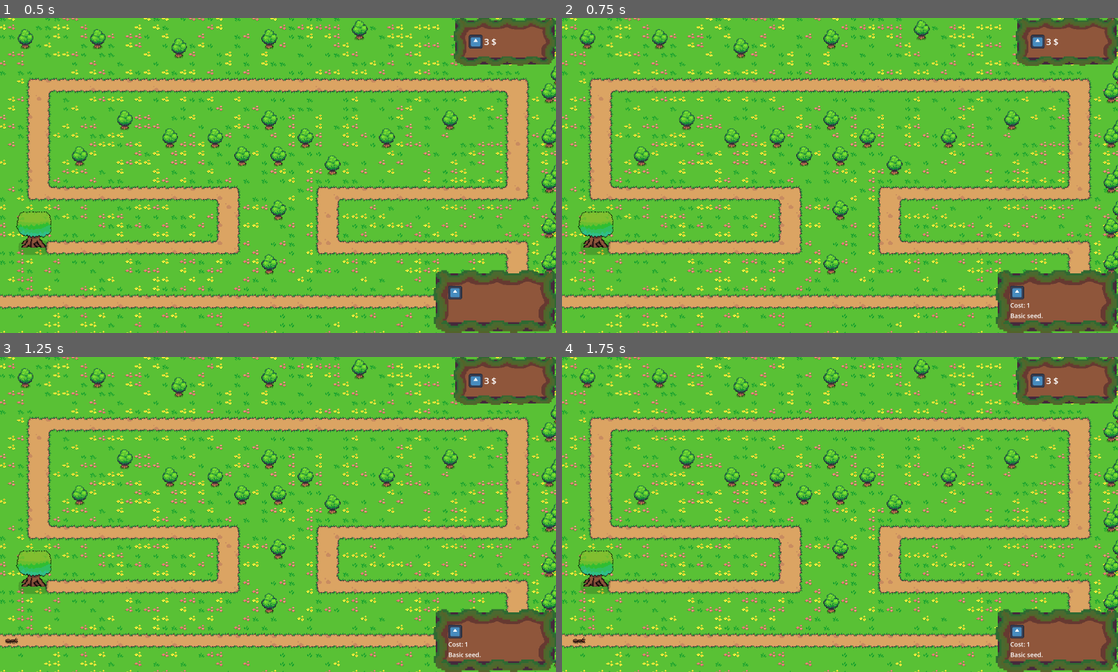
Above: before the commit, frames 1-4 (two rows, left to right).
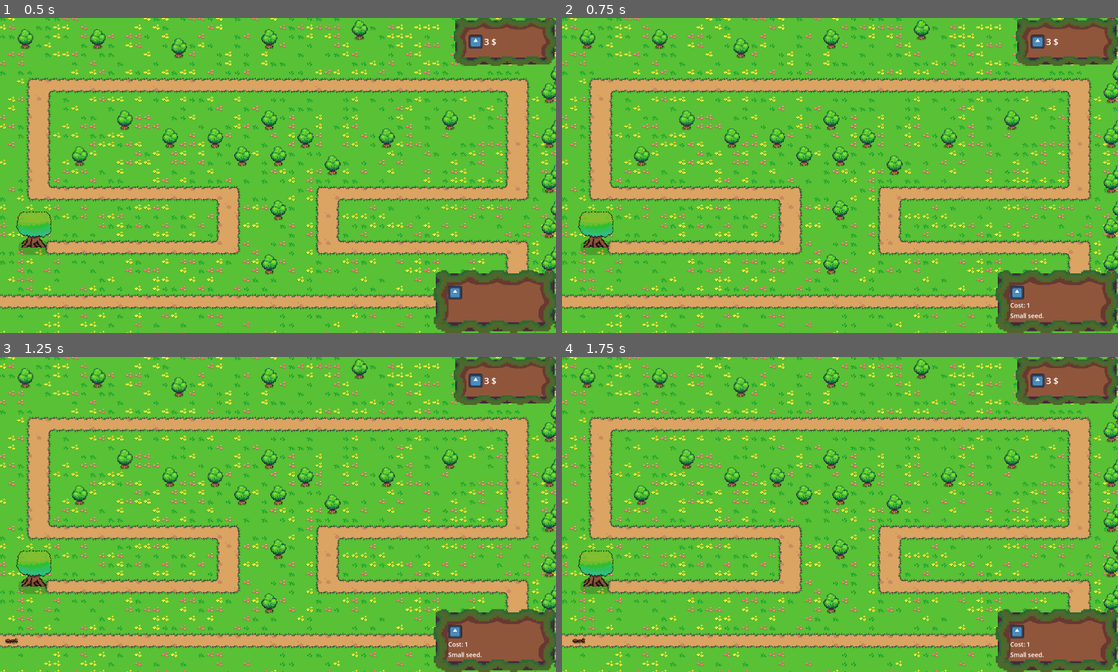
Above: after the commit, the same moments.

Repository: tomsku21/TD_project
Game: Godot game, scene res://Scenes/Main.tscn
The game is run twice, just before and just after one commit, with the same random seed, the same clock (stepped at 60 frames per second) and the same inputs. The engine's default icon, where the game draws it, is replaced by a stand-in: a white triangle on a blue panel in a dark square.
Inputs (mouse positions are in pixels of both pictures, inside the frame that each line leads up to):
- Up to frame 1 (0.5 s): no input
- Up to frame 2 (0.75 s): click (1017, 292) at 0.5 s
- Up to frame 3 (1.25 s): no input
- Up to frame 4 (1.75 s): click (1017, 631) at 1.25 s

Frame 1 is identical in both runs. In frame 2, less than 0.1% of the frame differs, in the area x 80-87%, y 93-96%; in frame 3, less than 0.1%; in frame 4, less than 0.1%, in the area x 1-87%, y 88-96%.

Commit message:
Made tower template into class
Lessens code bloat on unique towers.

Diff:
--- a/Scenes/building/turret.tscn
+++ b/Scenes/building/turret.tscn
@@ -1,6 +1,6 @@
 [gd_scene load_steps=11 format=3 uid="uid://cup7eyokmuwhy"]
 
-[ext_resource type="Script" uid="uid://bj7qrardp2pg5" path="res://Scripts/turret.gd" id="1_hskch"]
+[ext_resource type="Script" uid="uid://c2xsi3rsgoydg" path="res://Scripts/BasicPlant.gd" id="1_0ggxg"]
 [ext_resource type="PackedScene" uid="uid://df1hpvlkssvjs" path="res://Scenes/bullet.tscn" id="2_0ggxg"]
 [ext_resource type="Texture2D" uid="uid://csw2nao8cbgsv" path="res://icon.svg" id="2_6spbj"]
 [ext_resource type="Material" uid="uid://caqxysn4tq1wx" path="res://Shaders/ShaderMaterial.tres" id="2_lfpdx"]
@@ -17,14 +17,14 @@
 
 [node name="Turret" type="Area2D" groups=["Turret"]]
 input_pickable = false
-script = ExtResource("1_hskch")
+script = ExtResource("1_0ggxg")
 bullet = ExtResource("2_0ggxg")
 upgrades = Array[PackedScene]([ExtResource("3_qeyrt"), null, null])
 sdamage = 5
 atk_speed = 1.0
 cost = 1
-description = "Basic seed."
-max_health = 1000
+description = "Small seed."
+max_health = 500
 
 [node name="CPUParticles2D" type="CPUParticles2D" parent="."]
 z_index = 6
--- a/Scenes/building/turreter.tscn
+++ b/Scenes/building/turreter.tscn
@@ -1,6 +1,6 @@
 [gd_scene load_steps=10 format=3 uid="uid://pjc4slgtno24"]
 
-[ext_resource type="Script" uid="uid://bj7qrardp2pg5" path="res://Scripts/turret.gd" id="1_s6nl5"]
+[ext_resource type="Script" uid="uid://c2xsi3rsgoydg" path="res://Scripts/BasicPlant.gd" id="1_s6nl5"]
 [ext_resource type="PackedScene" uid="uid://df1hpvlkssvjs" path="res://Scenes/bullet.tscn" id="2_a4jgc"]
 [ext_resource type="Texture2D" uid="uid://csw2nao8cbgsv" path="res://icon.svg" id="3_006wr"]
 [ext_resource type="PackedScene" uid="uid://bgnj8h1jyuasx" path="res://Scenes/components/health_component.tscn" id="4_6ytof"]
@@ -21,8 +21,8 @@
 sdamage = 9
 atk_speed = 0.5
 cost = 2
-description = "Young sapling."
-max_health = 1500
+description = "A young sapling"
+max_health = 1250
 
 [node name="CPUParticles2D" type="CPUParticles2D" parent="."]
 z_index = 6
--- a/Scenes/enemy.tscn
+++ b/Scenes/enemy.tscn
@@ -28,6 +28,9 @@
 }, {
 "duration": 1.0,
 "texture": SubResource("AtlasTexture_287tu")
+}, {
+"duration": 1.0,
+"texture": SubResource("AtlasTexture_afpow")
 }],
 "loop": true,
 "name": &"default",
--- a/Scenes/enemy2.tscn
+++ b/Scenes/enemy2.tscn
@@ -28,6 +28,9 @@
 }, {
 "duration": 1.0,
 "texture": SubResource("AtlasTexture_aynp6")
+}, {
+"duration": 1.0,
+"texture": SubResource("AtlasTexture_k6nad")
 }],
 "loop": true,
 "name": &"default",
--- /dev/null
+++ b/Scripts/BasicPlant.gd
@@ -0,0 +1,12 @@
+extends Tower
+
+func _on_attack_timer_timeout() -> void:
+	if not enemies.is_empty():
+		$Shoot.pitch_scale = randf_range(0.9, 1.2)
+		$Shoot.play()
+		var target = enemies[0]
+		var new_bullet = bullet.instantiate()
+		add_child(new_bullet)
+		new_bullet.gun = marker_2d
+		new_bullet.target = target
+		new_bullet.damage = sdamage
--- a/Scripts/Popups.gd
+++ b/Scripts/Popups.gd
@@ -11,12 +11,12 @@
 
 func showBuildInfo(sizing, content):
 	if !content == null:
+		lasttower = content
 		setcontent(content)
 		setupgrades(content)
 		var finalpos = sizing.get_origin()
 		%Build1stats.position = finalpos
 		%Build1stats.show()
-		lasttower = content
 		%Upgrades.show()
 
 func setupgrades(content):
--- a/Scripts/turret.gd
+++ b/Scripts/Tower.gd
@@ -1,4 +1,5 @@
 extends Area2D
+class_name Tower
 @onready var attack_timer: Timer = $AttackTimer
 @onready var marker_2d: Marker2D = $Marker2D
 @onready var healthcomponent: HealthComponent = %HealthComponent
@@ -71,16 +72,16 @@
 		if enemies.is_empty():
 			attack_timer.stop()
 
-func _on_attack_timer_timeout() -> void:
-	if not enemies.is_empty():
-		$Shoot.pitch_scale = randf_range(0.9, 1.2)
-		$Shoot.play()
-		var target = enemies[0]
-		var new_bullet = bullet.instantiate()
-		add_child(new_bullet)
-		new_bullet.gun = marker_2d
-		new_bullet.target = target
-		new_bullet.damage = sdamage
+#func _on_attack_timer_timeout() -> void:
+	#if not enemies.is_empty():
+		#$Shoot.pitch_scale = randf_range(0.9, 1.2)
+		#$Shoot.play()
+		#var target = enemies[0]
+		#var new_bullet = bullet.instantiate()
+		#add_child(new_bullet)
+		#new_bullet.gun = marker_2d
+		#new_bullet.target = target
+		#new_bullet.damage = sdamage
 
 
 func upgrade():
@@ -112,6 +113,7 @@
 	hovered = true
 
 func _on_focus_exited():
+	print("focus exited?")
 	clicked = false
 	Popups.hideBuildInfo()
 
--- a/Scripts/turreter.gd
+++ /dev/null
@@ -1,101 +0,0 @@
-extends Area2D
-@onready var attack_timer: Timer = $AttackTimer
-@onready var marker_2d: Marker2D = $Marker2D
-@onready var healthcomponent: HealthComponent = %HealthComponent
-@onready var circle: Sprite2D = $Circle
-@onready var cpu_particles_2d: CPUParticles2D = $CPUParticles2D
-@export var bullet: PackedScene
-
-var turret
-var clicked: bool = false #for popups
-var hovered: bool = false #more for popups
-var damage_taken: int
-var damage_dealt: int
-var atk_speed: float
-var kills: int #spawned bullets increase this
-@export var sdamage: int = 10 #self damage, "s" to not mix with taken damage from enemies
-var enemies: Array[Node2D] = []
-
-func _ready() -> void:
-	turret = get_tree().get_first_node_in_group("Turret_node")
-	GlobalVariables.turrets.append(self)
-	atk_speed = %AttackTimer.wait_time
-	$Button.grab_focus()
-
-func _process(delta):
-	print(kills)
-	if GlobalVariables.show_circles:
-		circle.visible = true
-	elif clicked:
-		circle.visible = true
-		Popups.showPlant2Info(get_global_transform_with_canvas(), self)
-	else:
-		circle.visible = false
-
-	if Input.is_action_just_released("click") and !hovered:
-		if $Button.has_focus():
-			$Button.release_focus()
-		else:
-			_on_focus_exited()
-
-func take_damage(damage: int):
-	healthcomponent.damage(damage)
-	damage_taken += damage
-	cpu_particles_2d.emitting = true
-
-
-func destroy():
-	cpu_particles_2d.emitting = true
-	await get_tree().create_timer(0.1).timeout
-	queue_free()
-	GlobalVariables.turrets.erase(self)
-
-func _on_body_entered(body: Node2D) -> void:
-	if body.is_in_group("enemies") and not body in enemies:
-		enemies.append(body)
-		if attack_timer.is_stopped():
-			attack_timer.start()
-
-func _on_body_exited(body: Node2D) -> void:
-	if body in enemies:
-		enemies.erase(body)
-		if enemies.is_empty():
-			attack_timer.stop()
-
-func _on_attack_timer_timeout() -> void:
-	if not enemies.is_empty():
-		var target = enemies[0]
-		var new_bullet = bullet.instantiate()
-		add_child(new_bullet)
-		new_bullet.gun = marker_2d
-		new_bullet.target = target
-		new_bullet.damage = sdamage
-
-
-func upgrade():
-	var new_plant = GlobalVariables.selected_turret.instantiate()
-	turret.add_child(new_plant)
-	new_plant.global_position = global_position
-	$Button.release_focus()
-	queue_free()
-
-##Ui/popups stuff from here on. Could probably be it's own node- "UI handler" if the project were larger
-func _on_mouse_entered() -> void:
-	#circle.visible = true
-	GlobalVariables.is_mouse_in_Area2D = true
-	hovered = true
-
-
-func _on_mouse_exited() -> void:
-	#circle.visible = false
-	GlobalVariables.is_mouse_in_Area2D = false
-	hovered = false
-
-func _on_focus_entered():
-	clicked = true
-	hovered = true
-
-func _on_focus_exited():
-	print("focus released")
-	clicked = false
-	Popups.hideBuildInfo()
Not shown, added: Scripts/BasicPlant.gd.uid
Renamed: Scripts/turret.gd.uid -> Scripts/Tower.gd.uid
Not shown, removed: Scripts/turreter.gd.uid
